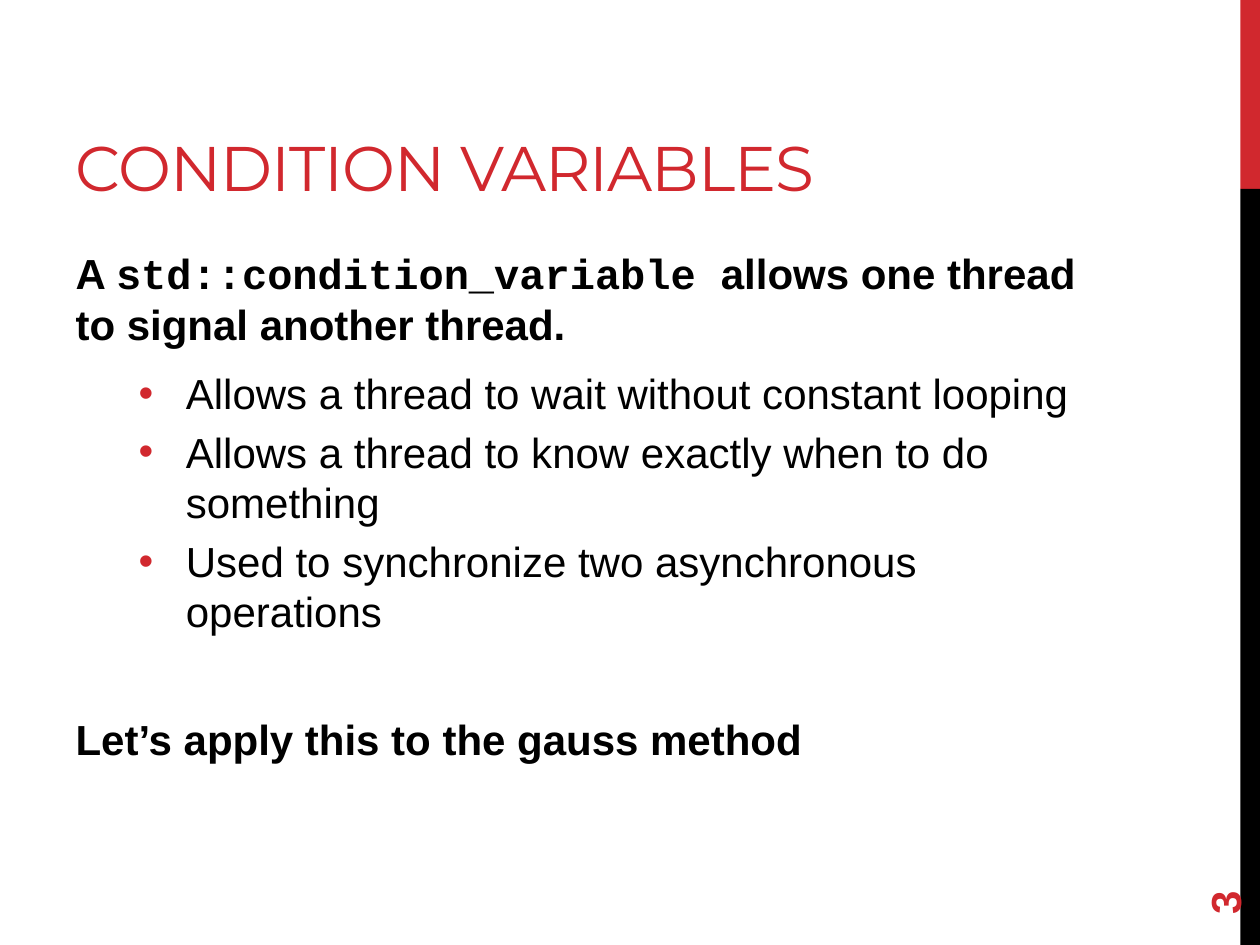
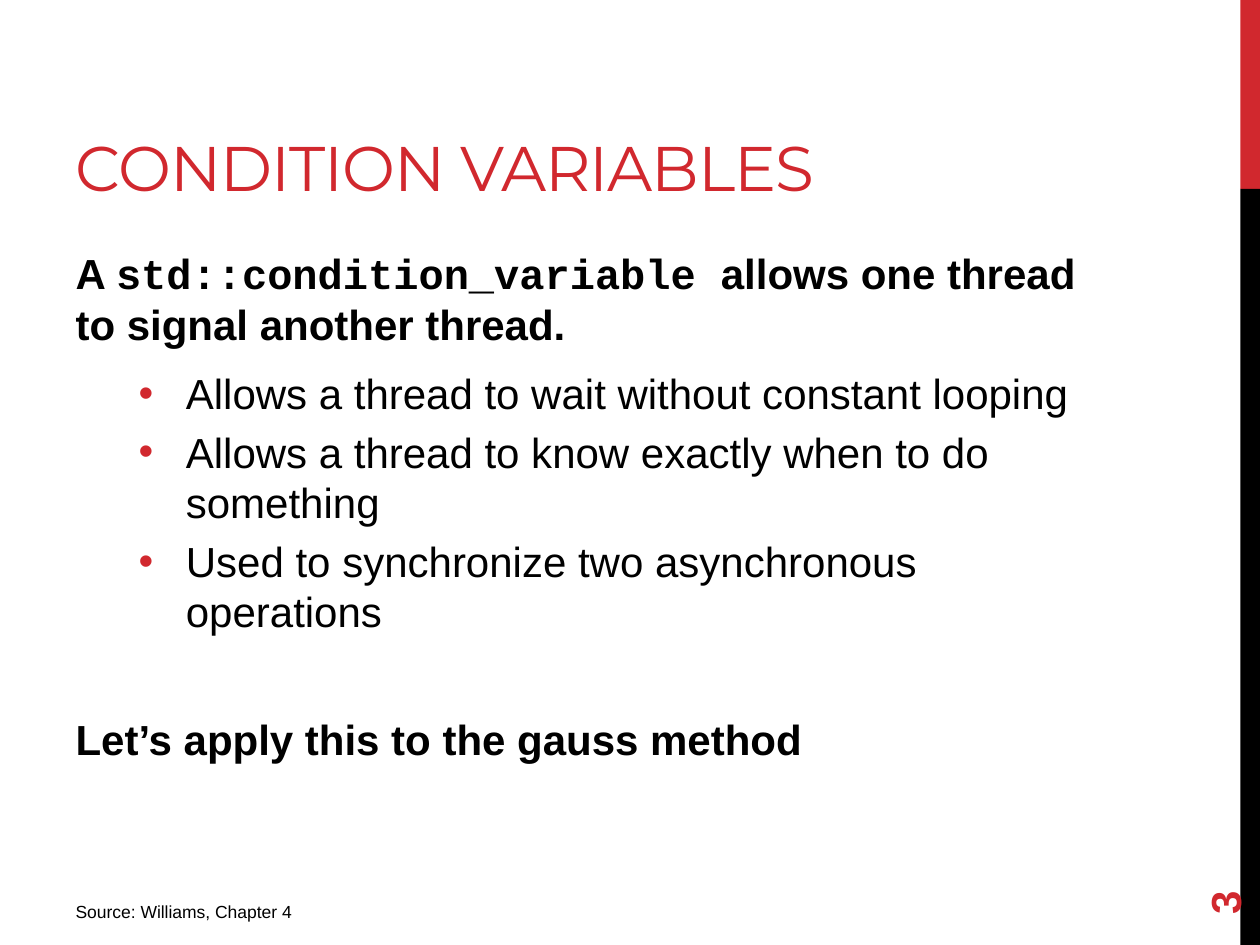
Before and after one commit to joshpeterson/DevelopingConcurrentSoftware, a slide deck: slide 3 of Lectures/Asynchronous Operations/Asynchronous Operations.pptx. Drawn at 1260x945 pixels with LibreOffice and Linux fonts; fonts in the diff are those of the drawing. Boxes give left, top, right and bottom in pixels: in the first picture for what was removed or moved away, otherwise in the second. Text is boxed around its words. In the diff, an @@ line names an element or a change of style, - is before the commit and + after.

```diff
--- a/Lectures/Asynchronous Operations/Asynchronous Operations.pptx
+++ b/Lectures/Asynchronous Operations/Asynchronous Operations.pptx
@@ text added at (76,905,292,922), 10 pt, text #000000 @@
+Source: Williams, Chapter 4
```
Also in this commit, not shown: 5 other slides changed, 3 slides added, 4 other files.
